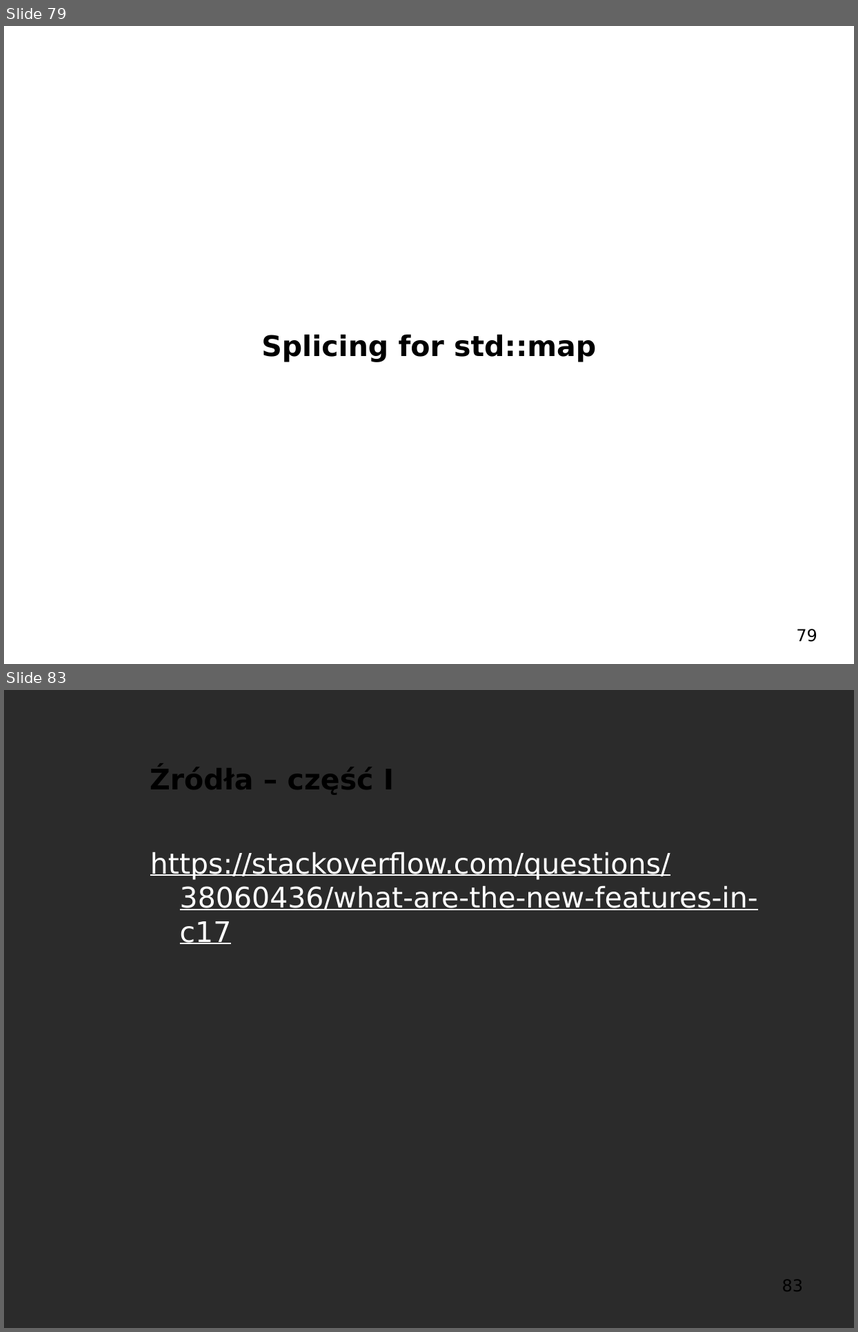
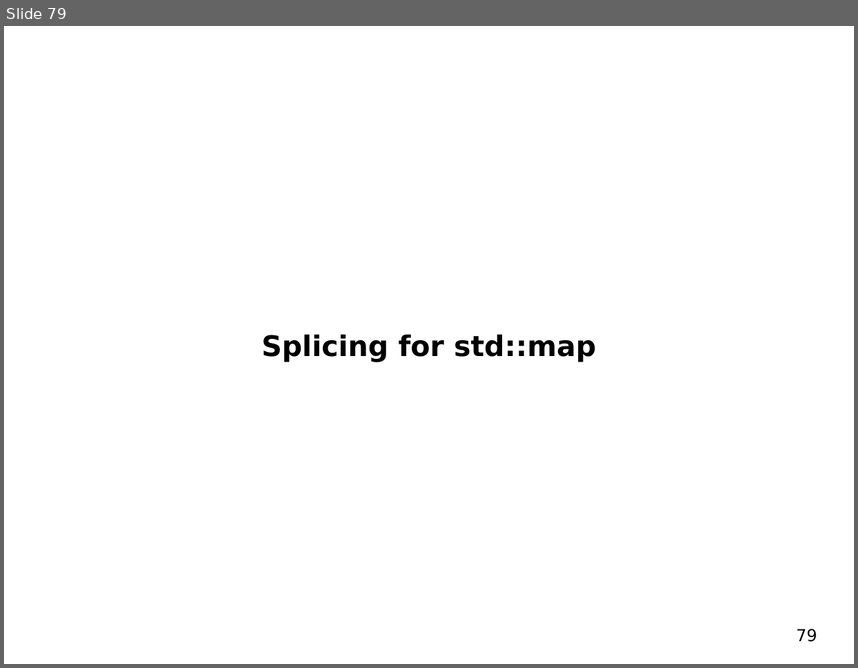
Before and after one commit to WektorZabrze/ADV_13_12_2018, a slide deck: ADV_sem_cz2.pptx. Shown one above the other, each under a label of ours: slides 79 and 83 before the commit, slide 79 after it; the slides between them are not shown. The pictures are 858x1332 and 858x668 pixels, drawn with LibreOffice and Linux fonts; fonts in the diff are those of the drawing; background and template pictures are left out; a plain dark background stands for a picture behind light text. Boxes give left, top, right and bottom in pixels: in the first picture for what was removed or moved away, otherwise in the second. Text is boxed around its words. In the diff, an @@ line names an element or a change of style, - is before the commit and + after.

```diff
--- a/ADV_sem_cz2.pptx
+++ b/ADV_sem_cz2.pptx
@@ slide 83 removed at [4,690,854,1328], background picture (left out) @@
@@ text removed at [150,766,394,795] @@
-Źródła – część I
@@ text removed at [150,851,758,944] @@
-https://stackoverflow.com/questions/38060436/what-are-the-new-features-in-c17
@@ page number removed at [782,1279,804,1291] @@
-83
```
Also in this commit, not shown: 34 slides changed, 1 slide added, 2 other files.
